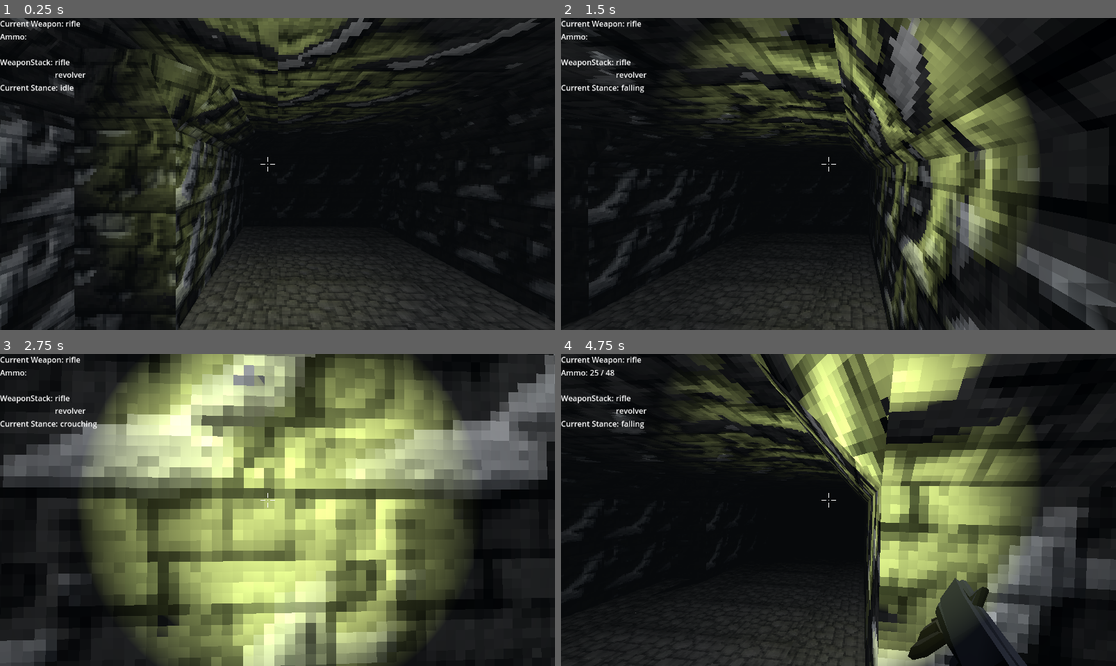
Above: before the commit, frames 1-4 (two rows, left to right).
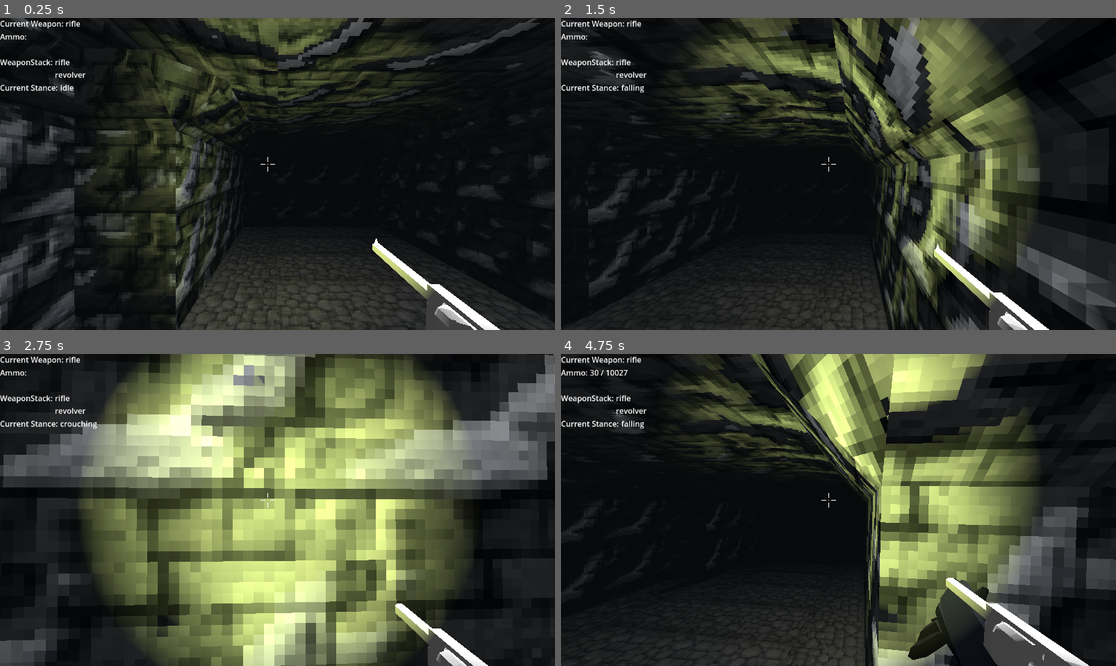
Above: after the commit, the same moments.

Repository: ChrisDelf/godot_3d_test
Game: Godot game, scene res://level/world.tscn
Same seed, same stepped clock (60 frames per second), same inputs: the game is played once before the commit and once after it.
Inputs (mouse positions are in pixels of both pictures, inside the frame that each line leads up to):
- Up to frame 1 (0.25 s): no input
- Up to frame 2 (1.5 s): move the mouse to (866, 174) at 0.52 s; hold D (right) 0.53-1.28 s; hold Ctrl (crouch) 0.53-1.28 s; tap Space (jump) at 0.77 s; move the mouse to (810, 174) at 1.27 s; hold S (backward) from 1.28 s (still down); tap Ctrl (crouch) at 1.35 s
- Up to frame 3 (2.75 s): tap Space (jump) at 1.52 s; move the mouse to (288, 503) at 2.02 s; release S (backward) at 2.03 s; hold D (right) from 2.03 s (still down); hold Ctrl (crouch) from 2.03 s (still down); tap W (foward) at 2.1 s
- Up to frame 4 (4.75 s): move the mouse to (832, 516) at 2.77 s; release Ctrl (crouch) at 2.78 s; tap Alt (free_look) at 2.85 s; tap Space (jump) at 3.02, 3.77, 4.52 s; tap Ctrl (crouch) at 3.05, 3.8, 4.55 s; move the mouse to (877, 513) at 3.52 s; release D (right) at 3.53 s; press the mouse at (877, 513) at 3.53 s; hold A (left) from 3.53 s (still down); tap G (reload) at 4.15 s; move the mouse to (794, 506) at 4.27 s; release the mouse at (794, 506) at 4.28 s; tap Shift (sprint) at 4.35 s

The runs differ from the first frame. In frame 1, 1.4% of the frame differs, in the area x 67-91%, y 70-100%; in frame 2, 1.3%; in frame 3, 1.1%; in frame 4, 2.3%, in the area x 5-96%, y 5-100%.

Commit message:
finally fix bug with collisions

Diff:
--- a/Doodas/box.tscn
+++ b/Doodas/box.tscn
@@ -10,7 +10,7 @@
 
 [sub_resource type="BoxShape3D" id="BoxShape3D_fxmk4"]
 
-[node name="box" type="Node3D"]
+[node name="box" type="Node3D" groups=["Targets"]]
 transform = Transform3D(1, 0, 0, 0, 1, 0, 0, 0, 1, 0, 0.490794, 0)
 script = ExtResource("1_43tt1")
 
--- a/Weapon.gd
+++ b/Weapon.gd
@@ -26,6 +26,7 @@
 
 @onready var animation_player = $"../../AnimationPlayer"
 @onready var bullet_point = $"../BulletMarker"
+
 #signal update_ammo
 
 func _ready():
@@ -34,7 +35,7 @@
 
 
 
-func _process(_delta):
+func _physics_process(_delta):
 	if Globals.current_weapon == weapon_name:
 		if Input.is_action_just_pressed("reload"):
 			if can_fire:
@@ -87,6 +88,7 @@
 		current_ammo -= 1
 		update_ammo()
 		var camera_collision = get_camera_collision()
+
 		match Type:
 			NULL:
 				print("A Weapon has not been Choosen")
@@ -106,7 +108,20 @@
 func update_ammo():
 			var ammo_list = [current_ammo,reserve_ammo ]
 			Globals.ammo_list = ammo_list
-
+#func get_camera_collision():
+	#var center = get_viewport().get_size()/2
+	#
+	#var ray_origin = project_ray_origin(center)
+	#var ray_end = ray_origin +  project_ray_normal(center)*ray_range
+	#
+	#var new_intersection = PhysicsRayQueryParameters3D.create(ray_origin, ray_end)
+#
+	#var intersection = get_world_3d().direct_space_state.intersect_ray(new_intersection)
+	#
+	#if not intersection.is_empty():
+		#print(intersection.collider.name)
+	#else:
+		#print("nothing")
 
 func get_camera_collision()->Vector3:
 	var camera = get_viewport().get_camera_3d()
@@ -116,6 +131,7 @@
 	var ray_origin = camera.project_ray_origin(viewport/2)
 	var ray_end = ray_origin + camera.project_ray_normal(viewport/2)*weapon_range
 
+
 	#now we create ray from the gun to the center of the screen
 	var new_intersection = PhysicsRayQueryParameters3D.create(ray_origin,ray_end)
 	var intersection = get_world_3d().direct_space_state.intersect_ray(new_intersection)
@@ -123,6 +139,7 @@
 	if not intersection.is_empty():
 		#hitscan
 		var col_point = intersection.position
+
 		return col_point
 	else:
 		#projectile
@@ -130,7 +147,7 @@
 
 func hit_scan_collision(collision_point):
 	var bullet_direction = (collision_point - bullet_point.get_global_transform().origin).normalized()
-	var new_intersection = PhysicsRayQueryParameters3D.create(bullet_point.get_global_transform().origin,collision_point*bullet_direction*2)
+	var new_intersection = PhysicsRayQueryParameters3D.create(bullet_point.get_global_transform().origin,collision_point+bullet_direction*2)
 
 	#pulling the mesh form the 3d world to see if we hit anything
 	var bullet_collision = get_world_3d().direct_space_state.intersect_ray(new_intersection)
@@ -143,5 +160,6 @@
 
 func hit_scan_damage(collider):
 	print(collider)
-	if collider.is_in_group("Target") and collider.has_method("hit_successful"):
+	if collider.is_in_group("Targets") and collider.has_method("hit_successful"):
+		print("POOP")
 		collider.hit_successful(damage)
--- a/level/test_area.tscn
+++ b/level/test_area.tscn
@@ -51,6 +51,7 @@
 
 [node name="StaticBody3D" type="StaticBody3D" parent="TestWall"]
 collision_layer = 2
+collision_mask = 2
 
 [node name="CollisionShape3D" type="CollisionShape3D" parent="TestWall/StaticBody3D"]
 shape = SubResource("ConvexPolygonShape3D_l0uxo")
@@ -112,3 +113,6 @@
 
 [node name="box" parent="." instance=ExtResource("4_vulm3")]
 transform = Transform3D(1, 0, 0, 0, 1, 0, 0, 0, 1, 2.69371, 5.88281, -7.94395)
+
+[node name="Camera3D" type="Camera3D" parent="."]
+transform = Transform3D(1, 0, 0, 0, 0.781139, 0.624357, 0, -0.624357, 0.781139, 0, 8.52175, 8.92198)
--- /dev/null
+++ b/player/Camera3D.gd
@@ -0,0 +1,23 @@
+extends Camera3D
+
+var ray_range = 2000
+
+func _input(event):
+	if event.is_action_pressed("3rd Person"):
+		print("Shoot")
+		get_camera_collision()
+
+func get_camera_collision():
+	var center = get_viewport().get_size()/2
+
+	var ray_origin = project_ray_origin(center)
+	var ray_end = ray_origin +  project_ray_normal(center)*ray_range
+
+	var new_intersection = PhysicsRayQueryParameters3D.create(ray_origin, ray_end)
+
+	var intersection = get_world_3d().direct_space_state.intersect_ray(new_intersection)
+
+	if not intersection.is_empty():
+		print(intersection.collider.name)
+	else:
+		print("nothing")
--- a/player/HUD.gd
+++ b/player/HUD.gd
@@ -20,7 +20,7 @@
 	#for weapon in weapon_stack:
 		#current_weapon_stack.text += "\n" + weapon
 #
-func _process(_delta):
+func _physics_process(_delta):
 	current_weapon_label.text = Globals.current_weapon
 
 	var ammo = Globals.ammo_list
--- a/player/player.gd
+++ b/player/player.gd
@@ -98,7 +98,7 @@
 
 	#crouching
 	if Input.is_action_pressed("crouch") || sliding:
-		emit_signal("test_sig")
+
 
 
 		speed = lerp(speed, crouch_speed, delta * lerp_speed)
--- a/player/player.tscn
+++ b/player/player.tscn
@@ -1,9 +1,10 @@
-[gd_scene load_steps=31 format=3 uid="uid://bgcib1r1vdaj4"]
+[gd_scene load_steps=32 format=3 uid="uid://bgcib1r1vdaj4"]
 
 [ext_resource type="Script" path="res://player/player.gd" id="1_1i2q3"]
 [ext_resource type="PackedScene" uid="uid://tpy3riu1htft" path="res://weapons/rifle.tscn" id="2_5e6iy"]
 [ext_resource type="Script" path="res://player/WeaponHolder.gd" id="2_7txp3"]
 [ext_resource type="PackedScene" uid="uid://brsibbboo0eli" path="res://weapons/revolver.tscn" id="3_hkh63"]
+[ext_resource type="Script" path="res://player/Camera3D.gd" id="5_5ndx2"]
 [ext_resource type="PackedScene" uid="uid://3ullycelqk7b" path="res://Interface/user_interface.tscn" id="5_hpnna"]
 [ext_resource type="Script" path="res://player/IdlePlayerState.gd" id="5_j8ths"]
 [ext_resource type="Script" path="res://player/HUD.gd" id="5_p0uaf"]
@@ -202,7 +203,7 @@
 tracks/3/interp = 1
 tracks/3/loop_wrap = true
 tracks/3/keys = {
-"times": PackedFloat32Array(0.4),
+"times": PackedFloat32Array(0.5),
 "transitions": PackedFloat32Array(1),
 "update": 0,
 "values": [Vector3(0, 0, 0)]
@@ -299,6 +300,18 @@
 "update": 1,
 "values": [true]
 }
+tracks/4/type = "value"
+tracks/4/imported = false
+tracks/4/enabled = true
+tracks/4/path = NodePath("WeaponHolder/BulletMarker:position")
+tracks/4/interp = 1
+tracks/4/loop_wrap = true
+tracks/4/keys = {
+"times": PackedFloat32Array(0),
+"transitions": PackedFloat32Array(1),
+"update": 0,
+"values": [Vector3(0.368114, -0.297107, -0.787791)]
+}
 
 [sub_resource type="Animation" id="Animation_xkqlg"]
 resource_name = "revolver_walk"
@@ -644,6 +657,18 @@
 "transitions": PackedFloat32Array(1, 1, 1),
 "update": 0,
 "values": [Vector3(0.392272, -0.36928, -1.24942), Vector3(0.392272, -0.275704, -1.1106), Vector3(0.392272, -0.36928, -1.24942)]
+}
+tracks/4/type = "value"
+tracks/4/imported = false
+tracks/4/enabled = true
+tracks/4/path = NodePath("WeaponHolder/BulletMarker:position")
+tracks/4/interp = 1
+tracks/4/loop_wrap = true
+tracks/4/keys = {
+"times": PackedFloat32Array(0),
+"transitions": PackedFloat32Array(1),
+"update": 0,
+"values": [Vector3(0.394312, -0.369993, -1.26462)]
 }
 
 [sub_resource type="Animation" id="Animation_j0ysx"]
@@ -764,7 +789,7 @@
 }
 
 [node name="Player" type="CharacterBody3D"]
-collision_mask = 2
+collision_mask = 3
 script = ExtResource("1_1i2q3")
 
 [node name="DirectionalLight3D" type="DirectionalLight3D" parent="."]
@@ -802,7 +827,6 @@
 
 [node name="revolver" parent="Neck/Head/Eyes/WeaponHolder" instance=ExtResource("3_hkh63")]
 transform = Transform3D(-3.61703e-06, 1.46253e-07, 0.999999, 0.0420326, 0.999114, 5.90928e-09, -0.999115, 0.0420325, -3.61999e-06, 0.375223, -0.104754, -0.429977)
-visible = false
 activate_anim = "revolver_activate"
 hip_fire = "revolver_shoot"
 reload_anim = "revolver_reload"
@@ -810,12 +834,13 @@
 current_ammo = 6
 reserve_ammo = 12
 magazine = 6
+can_fire = true
 Type = 1
 weapon_range = 200
 damage = 35
 
 [node name="rifle" parent="Neck/Head/Eyes/WeaponHolder" instance=ExtResource("2_5e6iy")]
-transform = Transform3D(-3.61999e-06, 0, -0.999999, 0, 0.999998, 0, 0.999999, 0, -3.61999e-06, 0.392272, -0.36928, -1.24942)
+transform = Transform3D(0.540033, 0, -0.841643, 0, 0.999998, 0, 0.841643, 0, 0.540033, 0.392272, -0.945056, -1.24942)
 visible = false
 weapon_name = "rifle"
 activate_anim = "rifle_activate"
@@ -824,20 +849,22 @@
 deactivate_anim = "rifle_deactivate"
 run_animation = "rifle_run"
 walk_animation = "rifle_walk"
-current_ammo = 25
-reserve_ammo = 50
-magazine = 25
+current_ammo = 10000
+reserve_ammo = 60
+magazine = 30
 max_ammo = 100
 can_fire = true
 Type = 1
-weapon_range = 200
+weapon_range = 2000
 damage = 1
 
 [node name="BulletMarker" type="Marker3D" parent="Neck/Head/Eyes/WeaponHolder"]
-transform = Transform3D(1, 0, 0, 0, 1, 0, 0, 0, 1, 0.394312, -0.369993, -1.2514)
+transform = Transform3D(1, 0, 0, 0, 1, 0, 0, 0, 1, 0.368114, -0.297107, -0.787791)
 
 [node name="Camera3D" type="Camera3D" parent="Neck/Head/Eyes"]
 transform = Transform3D(1, 0, 0, 0, 1, 0, 0, 0, 1, 0, -0.138086, -0.458703)
+visible = false
+script = ExtResource("5_5ndx2")
 
 [node name="CanvasLayer" type="CanvasLayer" parent="Neck/Head/Eyes/Camera3D"]
 script = ExtResource("5_p0uaf")
@@ -896,6 +923,8 @@
 [node name="RayCast3D" type="RayCast3D" parent="."]
 target_position = Vector3(0, 2, 0)
 collision_mask = 2
+debug_shape_custom_color = Color(0, 0.929412, 0, 1)
+debug_shape_thickness = 5
 
 [node name="Timers" type="Node" parent="."]
 
--- a/project.godot
+++ b/project.godot
@@ -85,6 +85,11 @@
 "events": [Object(InputEventMouseButton,"resource_local_to_scene":false,"resource_name":"","device":-1,"window_id":0,"a …(253 unchanged characters)…
 ]
 }
+"3rd Person"={
+"deadzone": 0.5,
+"events": [Object(InputEventKey,"resource_local_to_scene":false,"resource_name":"","device":0,"window_id":0,"alt_pressed":false,"shift_pressed":false,"ctrl_pressed":false,"meta_pressed":false,"pressed":false,"keycode":0,"physical_keycode":4194335,"key_label":0,"unicode":0,"echo":false,"script":null)
+]
+}
 
 [layer_names]
 
Not shown: 8 places in tileset.tres that only renumber resources
